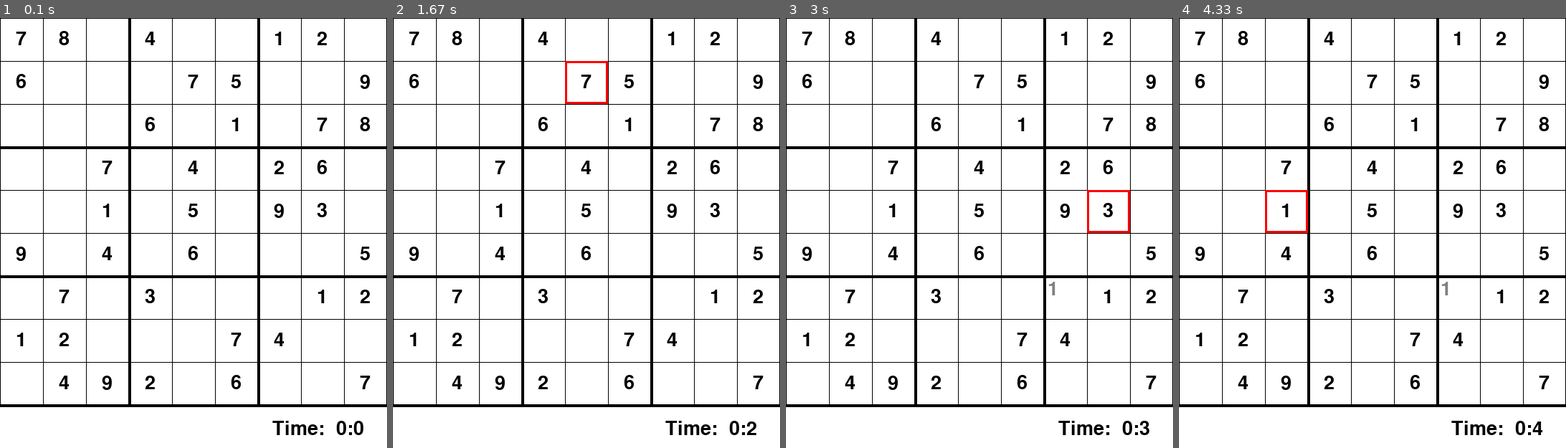
Above: before the commit, frames 1-4 (left to right).
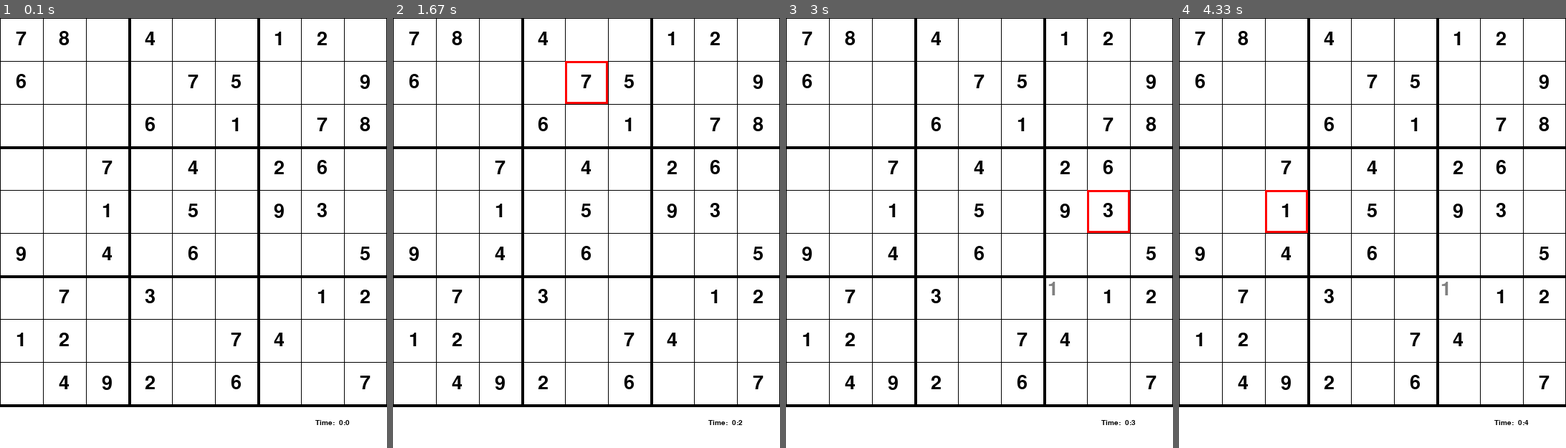
Above: after the commit, the same moments.

Repository: bjurneiz/sudoku_pygame
Game: pygame game, started from GUI.py
The game is run twice, just before and just after one commit, with the same random seed, the same clock (stepped at 60 frames per second) and the same inputs.
Inputs (mouse positions are in pixels of both pictures, inside the frame that each line leads up to):
- Up to frame 1 (0.1 s): no input
- Up to frame 2 (1.67 s): click (586, 233) at 0.38 s; click (493, 237) at 0.72 s; click (644, 82) at 1.05 s; click (594, 86) at 1.38 s
- Up to frame 3 (3 s): click (983, 276) at 1.72 s; click (1080, 301) at 2.05 s; tap 1 at 2.33 s; click (1099, 224) at 2.72 s
- Up to frame 4 (4.33 s): click (1252, 177) at 3.05 s; click (1457, 129) at 3.38 s; click (1260, 207) at 3.72 s; click (1287, 198) at 4.05 s

The runs differ from the first frame. In frame 1, 0.4% of the frame differs, in the area x 70-94%, y 93-97%; in frame 2, 0.4%; in frame 3, 0.4%; in frame 4, 0.4%.

Commit message:
Update GUI.py

Diff:
--- a/GUI.py
+++ b/GUI.py
@@ -2,6 +2,7 @@
 import pygame
 from solver import solve, valid
 import time
+from tkinter import messagebox
 pygame.font.init()
 
 
@@ -139,9 +140,9 @@
 def redraw_window(win, board, time, strikes):
     win.fill((255,255,255))
     # Draw time
-    fnt = pygame.font.SysFont("comicsans", 40)
+    fnt = pygame.font.SysFont("comicsans", 15)
     text = fnt.render("Time: " + format_time(time), 1, (0,0,0))
-    win.blit(text, (540 - 160, 560))
+    win.blit(text, (540 - 100, 560))
     # Draw Strikes
     text = fnt.render("X " * strikes, 1, (255, 0, 0))
     win.blit(text, (20, 560))
@@ -159,6 +160,10 @@
 
 
 def main():
+    pygame_icon = pygame.image.load('Joystick.png')
+    pygame.display.set_icon(pygame_icon)
+
+    messagebox.showinfo('Welcome!','This is a sudoku game where you have 10 tries to solve the puzzle. Good luck!')
     win = pygame.display.set_mode((540,600))
     pygame.display.set_caption("Sudoku")
     board = Grid(9, 9, 540, 540)
@@ -199,10 +204,17 @@
                     i, j = board.selected
                     if board.cubes[i][j].temp != 0:
                         if board.place(board.cubes[i][j].temp):
-                            print("Success")
+                            pass
                         else:
-                            print("Wrong")
                             strikes += 1
+                            if strikes == 10:
+                                # Show alertbox that you lost
+                                messagebox.showinfo('Game over!','You lost!')
+                                # Restart the game
+                                board = Grid(9, 9, 540, 540)
+                                strikes = 0
+                                start = time.time()
+
                         key = None
 
                         if board.is_finished():
